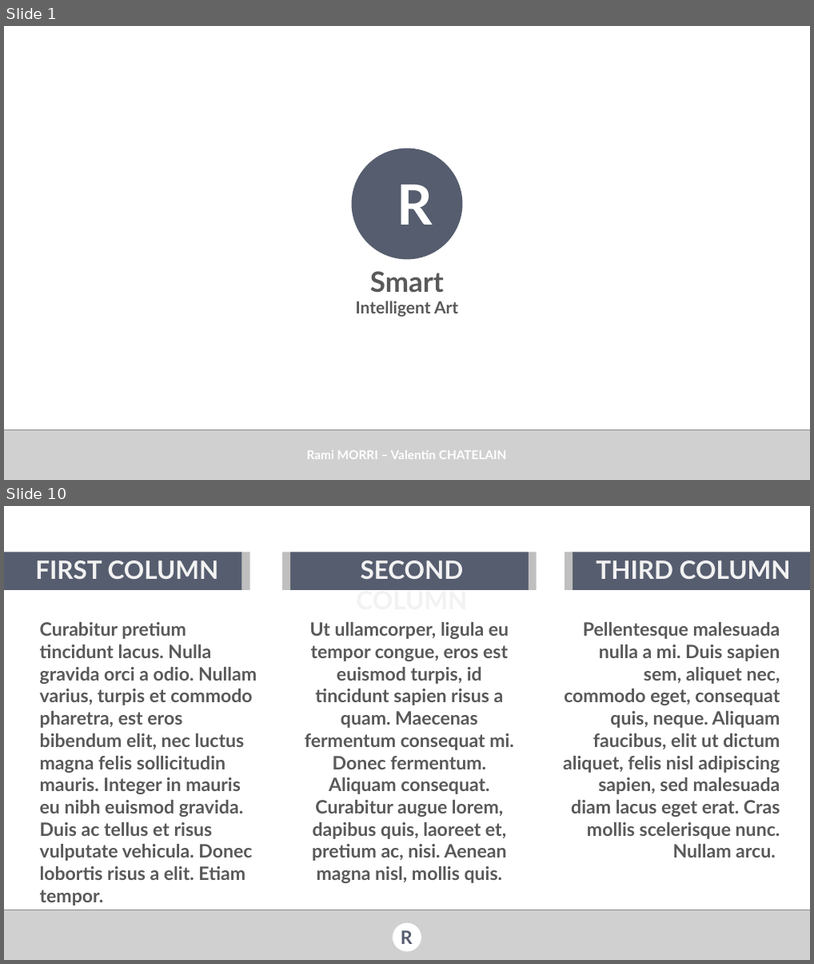
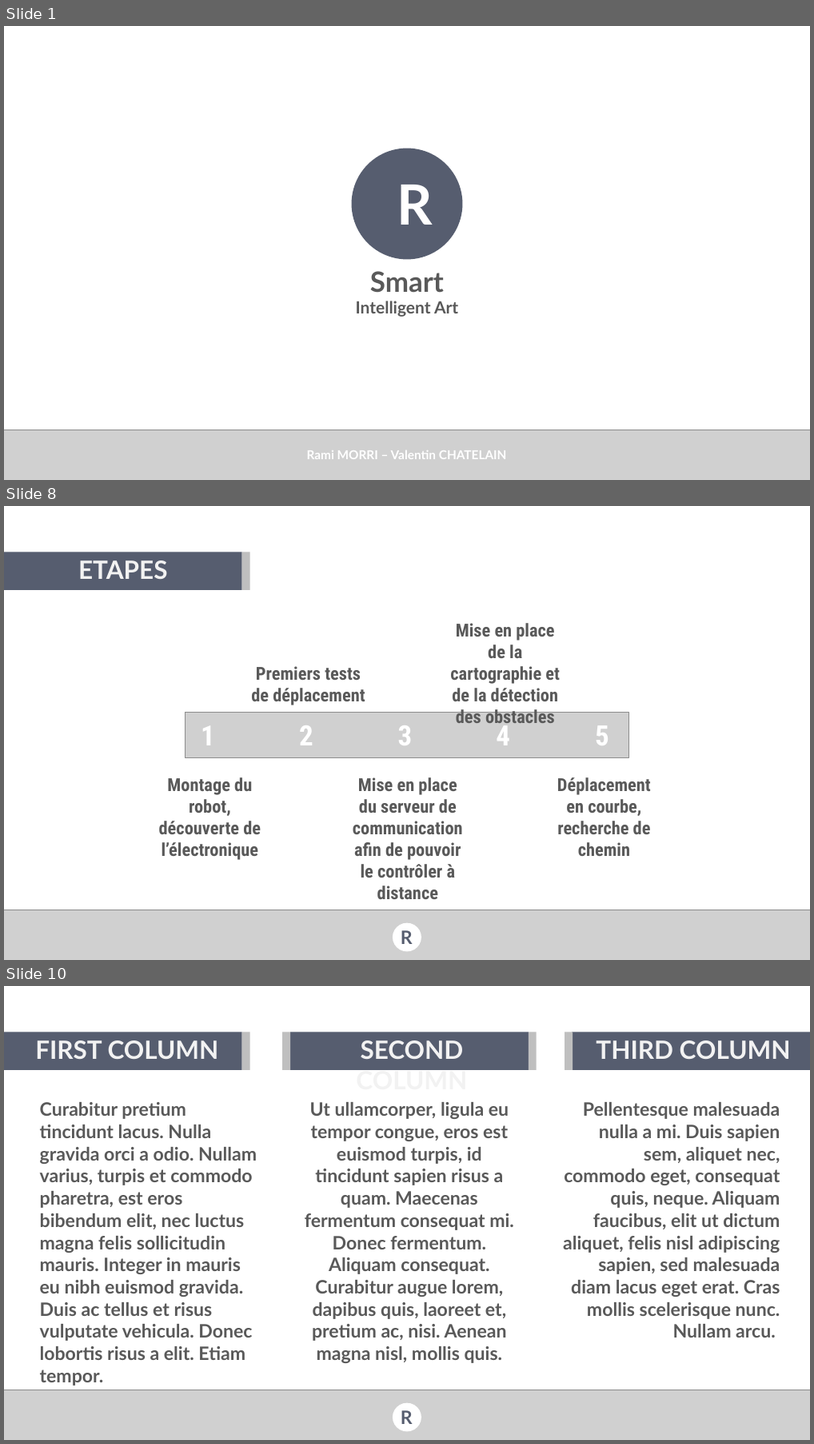
Before and after one commit to val92130/RSmart, a slide deck: Docs/Forum PI/RSmart presentation forum PI.pptx. Shown one above the other, each under a label of ours: slides 1 and 10 before the commit, slides 1, 8 and 10 after it; the slides between them are not shown. The pictures are 814x964 and 814x1444 pixels, drawn with LibreOffice and Linux fonts; fonts in the diff are those of the drawing; grey boxes stand for pictures; background and template pictures are left out. Boxes give left, top, right and bottom in pixels: in the first picture for what was removed or moved away, otherwise in the second. Text is boxed around its words. In the diff, an @@ line names an element or a change of style, - is before the commit and + after.

```diff
--- a/Docs/Forum PI/RSmart presentation forum PI.pptx
+++ b/Docs/Forum PI/RSmart presentation forum PI.pptx
@@ slide 8 added at [4, 506, 810, 960], background picture (left out) @@
@@ rectangle added at [4, 552, 242, 590], fill #565D6F @@
@@ rectangle added at [242, 552, 250, 590], fill #BFBFBF @@
@@ text added at [78, 560, 168, 579], 45 pt, text #F2F2F2, bold @@
+ETAPES
@@ text added at [450, 623, 560, 728], 32 pt, text #595959, bold @@
+Mise en place de la cartographie et de la détection des obstacles
@@ text added at [251, 666, 365, 705], 32 pt, text #595959, bold @@
+Premiers tests de déplacement
@@ picture added at [186, 712, 629, 757] @@
@@ text added at [496, 719, 510, 745], 50 pt, text #FFFFFF, bold @@
+4
@@ text added at [201, 726, 215, 745], 50 pt, text #FFFFFF, bold @@
+1
@@ text added at [299, 725, 314, 745], 50 pt, text #FFFFFF, bold @@
+2
@@ text added at [398, 725, 413, 745], 50 pt, text #FFFFFF, bold @@
+3
@@ text added at [595, 725, 610, 745], 50 pt, text #FFFFFF, bold @@
+5
@@ text added at [159, 777, 261, 860], 32 pt, text #595959, bold @@
+Montage du robot, découverte de l’électronique
@@ text added at [353, 777, 463, 899], 32 pt, text #595959, bold @@
+Mise en place du serveur de communication afin de pouvoir le contrôler à distance
@@ text added at [558, 777, 651, 856], 32 pt, text #595959, bold @@
+Déplacement en courbe, recherche de chemin
@@ picture added at [4, 909, 810, 960] @@
@@ ellipse added at [393, 923, 422, 951], fill #FFFFFF @@
@@ text added at [401, 930, 413, 944], 33 pt, text #565D6F, bold @@
+R
```
Also in this commit, not shown: 6 slides changed, 2 other slides added, 3 slides removed.
